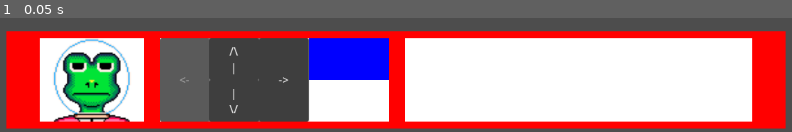
Above: before the commit, frame 1.
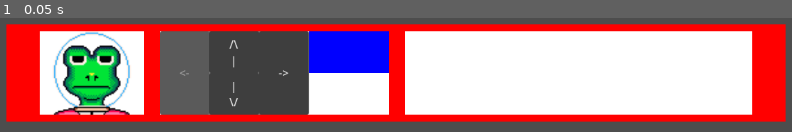
Above: after the commit, the same moment.

Repository: i-ahumada/tearless
Game: Godot game, scene res://Scenes/HUD/CharacterInfo/character_info.tscn
Two runs of this game, one before a commit and one after it. Both use one fixed random seed, a clock stepped at 60 frames per second and the inputs below. The project has no main scene, so this scene is started directly.
Inputs:
- Up to frame 1 (0.05 s): no input

The runs differ from the first frame. In frame 1, 29% of the frame differs, in the area x 0-100%, y 5-98%.

Commit message:
feat: -incomplete- game_controller and map_graph

Diff:
--- /dev/null
+++ b/Scenes/GameController/game_controller.gd
@@ -0,0 +1,32 @@
+extends Node2D
+
+# +---------------------------------------------------------+
+# | Maneja que se carga, la navegación y mantiene el estado |
+# +---------------------------------------------------------+
+
+# variable que sea MapGraph -> Corresponde al nivel actual.
+
+# _on_direction_button_clicked(direction: DirectionEnum):
+	# if (current_node.peek_next(direction) == NodeType.NEXT_LEVEL):
+		# _next_level(direction)
+	# else
+		# _next_room(direction)
+
+# _next_room -> avanzar en el mapa
+	# next_node: MapNode = current_node.next(direction)
+	# _load_room(current_node)
+
+# _next_level -> avanzar en el nivel
+	# Reemplazar el grafo por otro map = new MapGraph(path/to/map)
+	# _load_room(map.start_node)
+	# avisar al hud
+
+# _on_update_room_state():
+	# actualiza según lo que envíe el container del Room
+	# avisa al hud el cambio de estado
+
+# Se recibe desde el hud cuando se usan los botones de navegación
+# _load_room(room_data: RoomData):
+	# avisa el cambio al RoomContainer. RoomContainer.change_room(room_data)
+	# actualiza el mapa
+	# envia de vuelta al hud para el minimapa?
--- /dev/null
+++ b/Scenes/GameController/game_controller.tscn
@@ -0,0 +1,17 @@
+[gd_scene format=3 uid="uid://csrblxwl5jam5"]
+
+[ext_resource type="Script" uid="uid://duwe6ruq1is6t" path="res://Scenes/GameController/game_controller.gd" id="1_kx2cw"]
+[ext_resource type="PackedScene" uid="uid://p4h75kwuub7c" path="res://Scenes/HUD/hud.tscn" id="1_nqxm2"]
+
+[node name="GameController" type="Node2D" unique_id=16930123]
+script = ExtResource("1_kx2cw")
+
+[node name="HUD" parent="." unique_id=457467768 instance=ExtResource("1_nqxm2")]
+propagate_maximum_size = true
+anchors_preset = 0
+anchor_right = 0.0
+anchor_bottom = 0.0
+offset_right = 1152.0
+offset_bottom = 648.0
+grow_horizontal = 1
+grow_vertical = 1
--- /dev/null
+++ b/Scenes/GameController/map_graph.gd
@@ -0,0 +1,3 @@
+extends RefCounted
+
+class_name MapGraph
--- a/Scenes/HUD/CharacterInfo/character_info.tscn
+++ b/Scenes/HUD/CharacterInfo/character_info.tscn
@@ -15,7 +15,7 @@
 theme_override_constants/margin_left = 15
 theme_override_constants/margin_top = 5
 theme_override_constants/margin_right = 15
-theme_override_constants/margin_bottom = 5
+theme_override_constants/margin_bottom = 15
 
 [node name="ColorRect" type="ColorRect" parent="." unique_id=485152673]
 layout_mode = 2
--- a/Scenes/game_controller.tscn
+++ /dev/null
@@ -1,3 +0,0 @@
-[gd_scene format=3 uid="uid://csrblxwl5jam5"]
-
-[node name="GameController" type="Node2D" unique_id=16930123]
Not shown, added: Scenes/GameController/game_controller.gd.uid
Not shown, added: Scenes/GameController/map_graph.gd.uid
